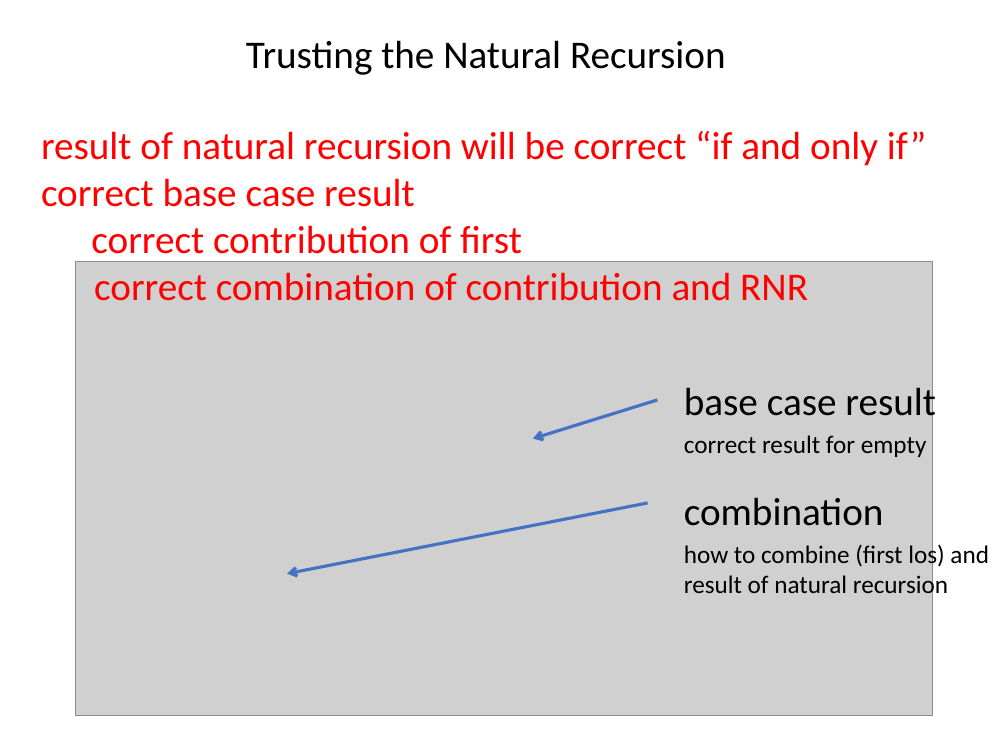
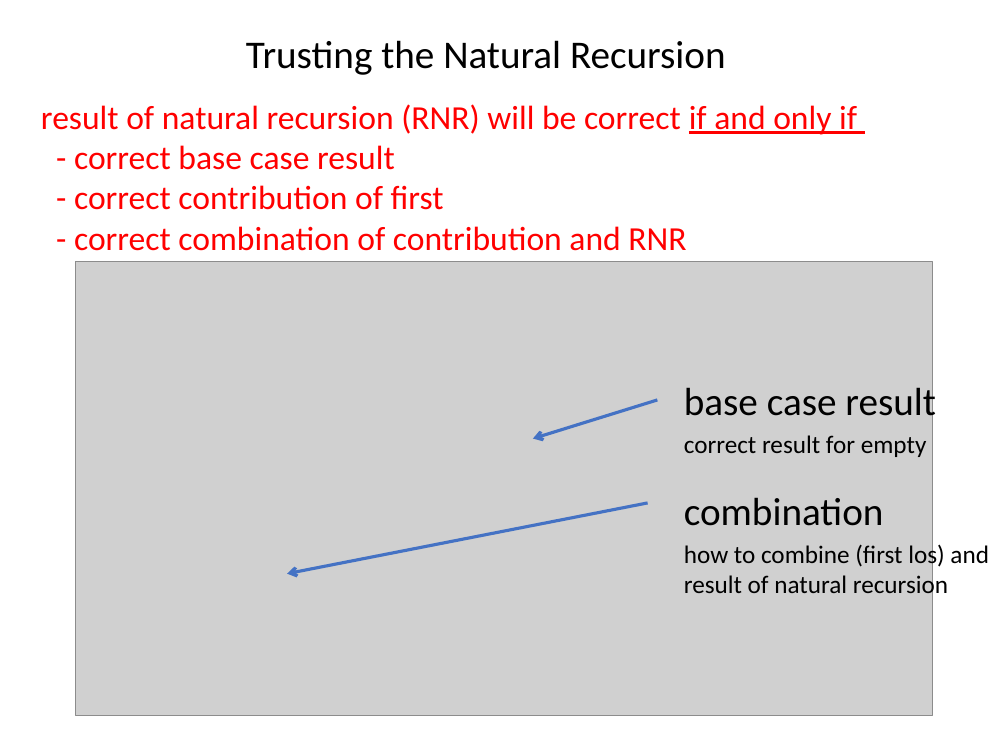
Before and after one commit to GregorKiczales/spd-materials, a slide deck: slide 5 of instructor/l06/l06-pad.pptx. Drawn at 1008x756 pixels with LibreOffice and Linux fonts; fonts in the diff are those of the drawing; grey boxes stand for pictures. Boxes give left, top, right and bottom in pixels: in the first picture for what was removed or moved away, otherwise in the second. Text is boxed around its words. In the diff, an @@ line names an element or a change of style, - is before the commit and + after.

```diff
--- a/instructor/l06/l06-pad.pptx
+++ b/instructor/l06/l06-pad.pptx
@@ text at (41, 104, 857, 251): text changed; size 28 to 24 pt @@
-result of natural recursion will be correct “if and only if” correct base case result
-correct contribution of first
-correct combination of contribution and RNR
+result of natural recursion (RNR) will be correct if and only if
+- correct base case result
+- correct contribution of first
+- correct combination of contribution and RNR
```
Also in this commit, not shown: 1 other slide changed, 4 other files.
